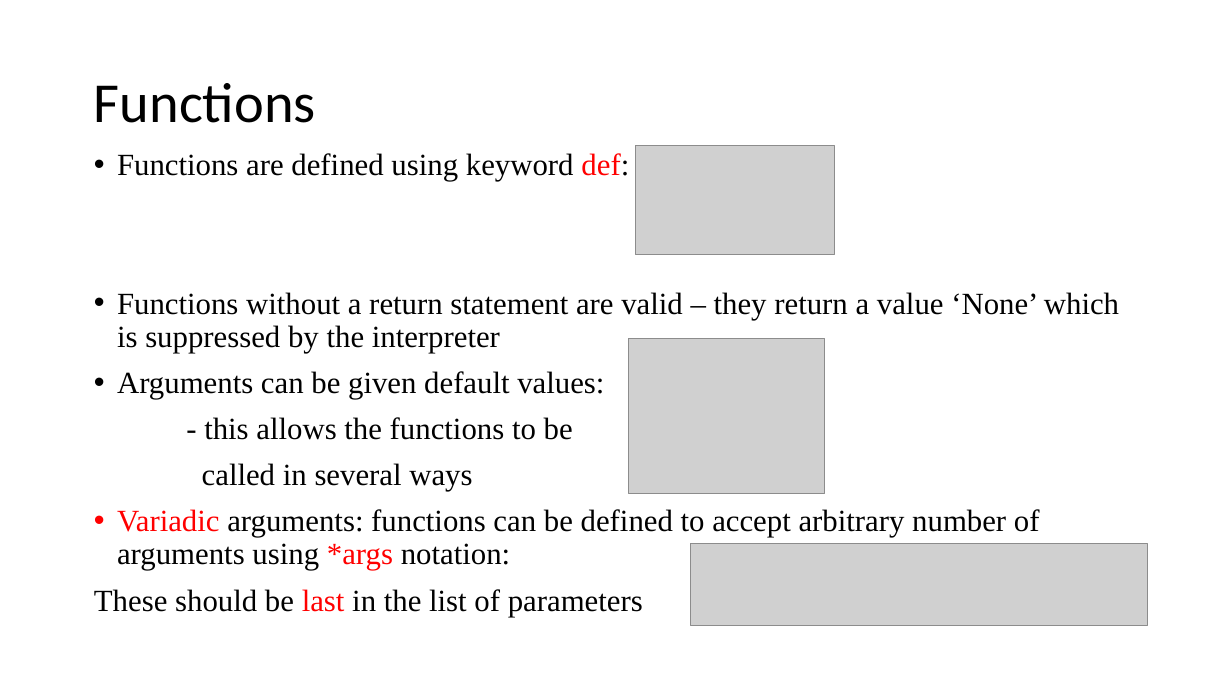
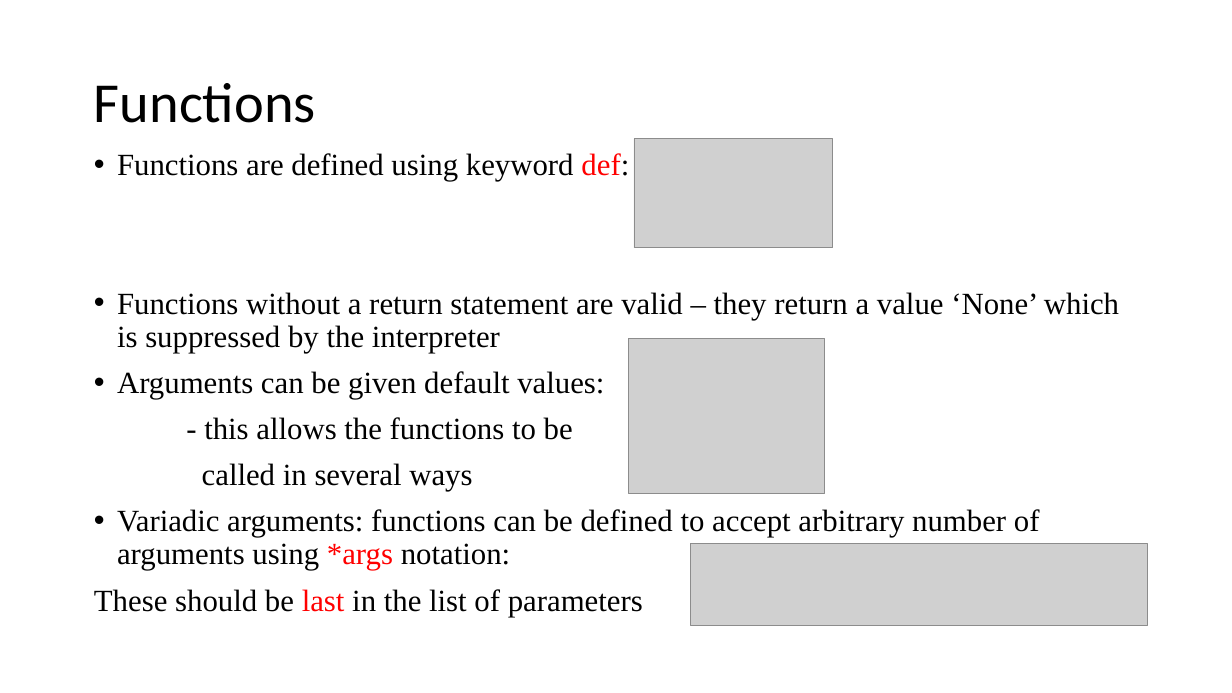
Before and after one commit to EmoryPython/Lab, a slide deck: slide 14 of lecture/Python Programing.pptx. Drawn at 1232x693 pixels with LibreOffice and Linux fonts; fonts in the diff are those of the drawing; grey boxes stand for pictures. Boxes give left, top, right and bottom in pixels: in the first picture for what was removed or moved away, otherwise in the second. Text is boxed around its words. In the diff, an @@ line names an element or a change of style, - is before the commit and + after.

```diff
--- a/lecture/Python Programing.pptx
+++ b/lecture/Python Programing.pptx
@@ picture: place and size @@
-picture at bbox=[635, 146, 834, 255]
+picture at bbox=[634, 139, 833, 248]
@@ text at bbox=[117, 509, 1040, 570]: text colour #FF0000 to #000000 in "Variadic" @@
```
Also in this commit, not shown: 5 other slides changed.
